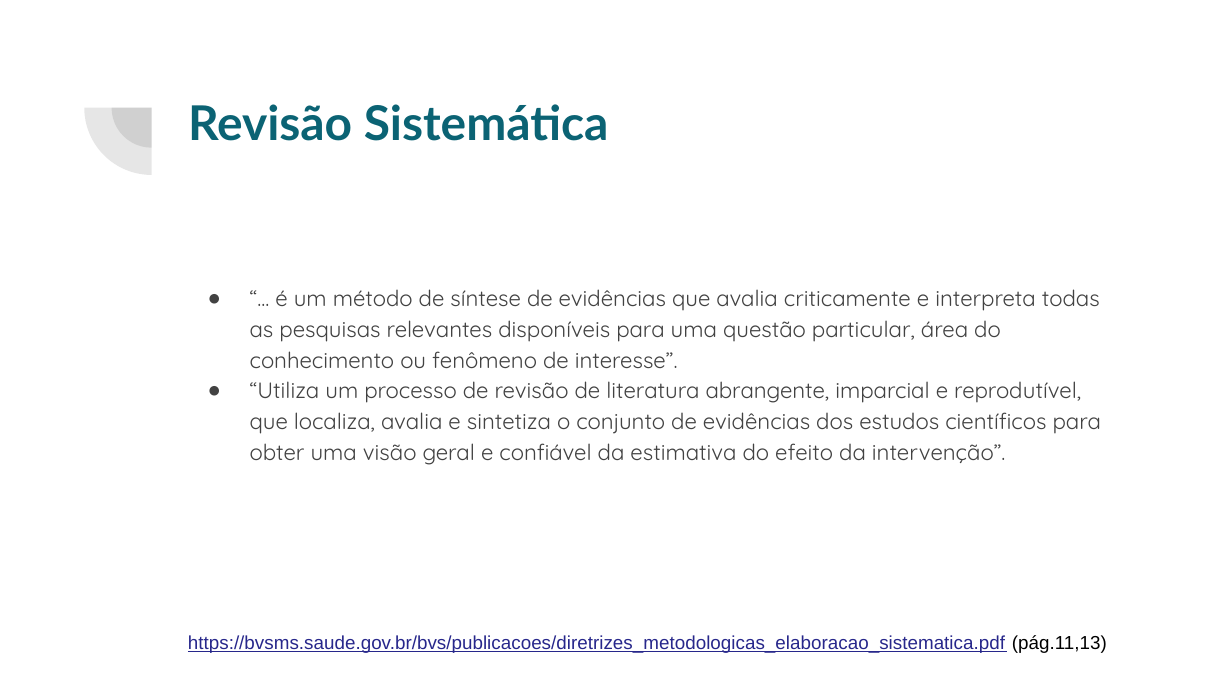
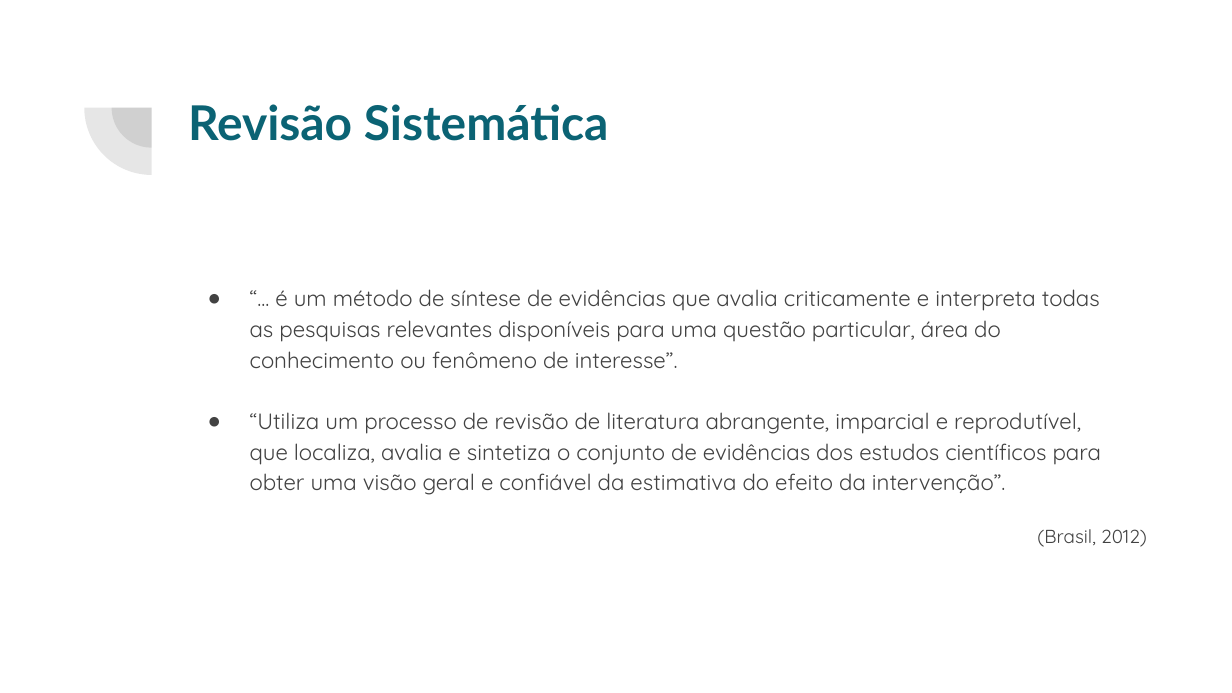
Before and after one commit to cglima/apresentacao-revisao-sistematica, a slide deck: slide 2 of apresentacao-revisao-sistematica.pptx. Drawn at 1232x693 pixels with LibreOffice and Linux fonts; fonts in the diff are those of the drawing. Boxes give left, top, right and bottom in pixels: in the first picture for what was removed or moved away, otherwise in the second. Text is boxed around its words. In the diff, an @@ line names an element or a change of style, - is before the commit and + after.

```diff
--- a/apresentacao-revisao-sistematica.pptx
+++ b/apresentacao-revisao-sistematica.pptx
@@ text "“... é um método de ..." rewrapped from <box>250,289,1101,465</box> to <box>250,289,1101,495</box> @@
@@ text added at <box>1037,529,1147,547</box>, 11 pt, text #424242 @@
+(Brasil, 2012)
@@ text removed at <box>188,635,1107,653</box> @@
-https://bvsms.saude.gov.br/bvs/publicacoes/diretrizes_metodologicas_elaboracao_sistematica.pdf (pág.11,13)
```
Also in this commit, not shown: 4 other slides changed, 1 slide added, 1 slide removed.
